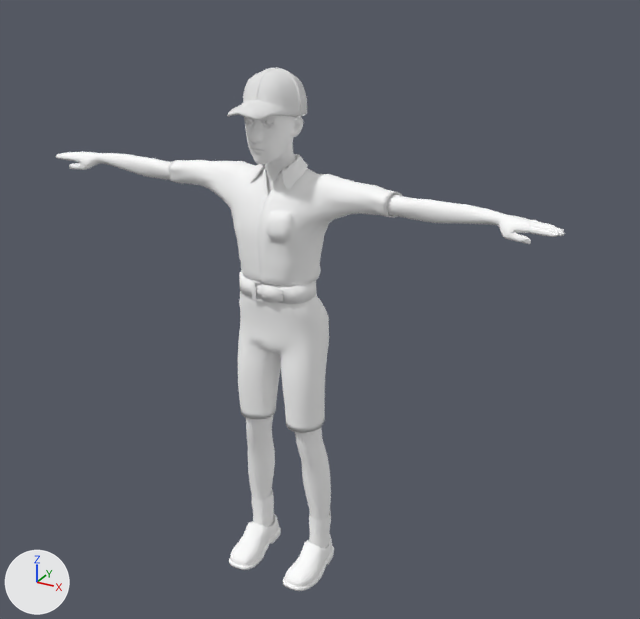
Two versions of the FBX model Assets/Prefabs/noodleman_model.fbx, one commit apart.
One viewpoint serves both versions: a 50 mm camera at (16.9, -26.9, 26.1) aimed at (1.4, 1.2, 12.1). The lights are fixed; the arrows at lower left show +X, +Y and +Z. Where no turn or scale is listed for an object, it has been applied to the vertices.

The first picture shows 'NoodlemanBody', 'NoodlemanCap', 'NoodlemanClothes', 'NoodlemanShoes'.
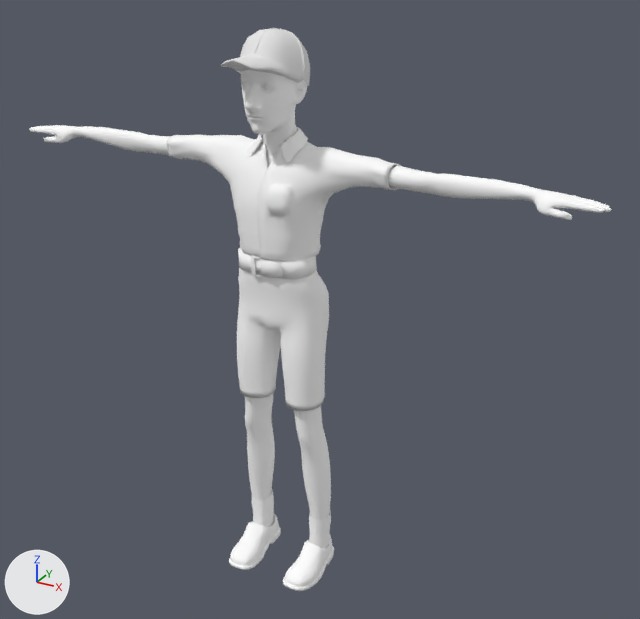
Commit message: Updating noodleman model

The change, as a list of edits to the scene's bpy script:
```text
Change me_male_casualsuit03:
    where me_male_casualsuit03.from_pydata(...)  # 1931 vertices, 1801 faces; spans x -4.93..4.78, y -0.89..2.07, z 7.27..18.23
    used by ob_noodlemanclothes; location = (0.0, 0.0, 0.0)
    me_male_casualsuit03 part 6: the whole mesh is moved by (0.0, 0.0, 1.0)
Change me_pcube1_cap:
    used by ob_noodlemancap; location = (0.0, 0.0, 0.0)
    remove me_pcube1_cap.from_pydata(...)  # 764 vertices, 857 faces; spans x -1.11..1.11, y -1.96..1.61, z 19.63..21.4
    add me_pcube1_cap.from_pydata(...)  # 764 vertices, 857 faces; spans x -1.23..1.23, y -2.09..1.76, z 20.59..22.73
    me_pcube1_cap part 7: 764 of 764 vertices moved; they spanned x -1.11..1.11, y -1.96..1.61, z 19.63..21.4 and now span x -1.23..1.23, y -2.09..1.76, z 20.59..22.73; mean shift (0.0, 0.1, 1.26); largest move (0.0, -1.96, 20.24) -> (0.0, -2.09, 21.99)
Change me_noodleman:
    where me_noodleman.from_pydata(...)  # 9051 vertices, 8964 faces; spans x -10.8..10.8, y -1.2..1.6, z 2.0..21.1
    used by ob_noodlemanbody; location = (0.0, 0.0, 0.0)
    me_noodleman part 1: the loose piece of 4473 vertices spanning x -1.2..1.2, y -1.2..1.5, z 16.5..21.1 is multiplied about its middle by the matrix ((1.095, 0.0, 0.0), (0.0, 1.1, 0.016), (0.0, -0.001, 1.1)), then moved by (0.0, 0.0, 1.2)
    me_noodleman part 2: the loose piece of 1969 vertices spanning x -10.8..-3.9, y -0.2..1.3, z 16.6..17.4 is scaled about its middle by (1.12, 0.999, 0.998), then moved by (-0.9, 0.0, 1.0)
    me_noodleman part 3: the loose piece of 320 vertices spanning x -2.0..-0.5, y -0.3..1.6, z 2.0..8.4 is scaled about its middle by (1, 1, 1.17), then moved by (0.0, 0.0, 0.5)
    me_noodleman part 4: the loose piece of 1969 vertices spanning x 3.9..10.8, y -0.2..1.3, z 16.6..17.4 is scaled about its middle by (1.12, 0.999, 0.998), then moved by (0.9, 0.0, 1.0)
    me_noodleman part 5: the loose piece of 320 vertices spanning x 0.5..2.0, y -0.3..1.6, z 2.0..8.4 is scaled about its middle by (1, 1, 1.17), then moved by (0.0, 0.0, 0.5)
```

Where the change shows, as pixel boxes [x1, y1, x2, y2] in the pictures (640 x 619 px; the box of a moved part takes in the faces that stretch with it):
'NoodlemanClothes', mesh moved
    before: [168, 154, 402, 433]
    after: [166, 127, 401, 411]
'NoodlemanBody', reshaped (15% wider, 11% taller)
    before: [56, 116, 565, 520]
    after: [29, 70, 612, 520]
'NoodlemanCap', reshaped (11% wider, 11% taller)
    before: [227, 67, 307, 119]
    after: [221, 28, 310, 86]
part 1 of me_noodleman, moved or reshaped
    before: [244, 116, 304, 195]
    after: [241, 70, 307, 167]
part 2 of me_noodleman, moved or reshaped
    before: [56, 151, 171, 180]
    after: [29, 125, 171, 155]
part 3 of me_noodleman, moved or reshaped
    before: [246, 414, 275, 499]
    after: [244, 394, 275, 499]
part 4 of me_noodleman, moved or reshaped
    before: [387, 194, 565, 244]
    after: [388, 165, 612, 220]
part 5 of me_noodleman, moved or reshaped
    before: [295, 428, 331, 520]
    after: [294, 406, 331, 520]
